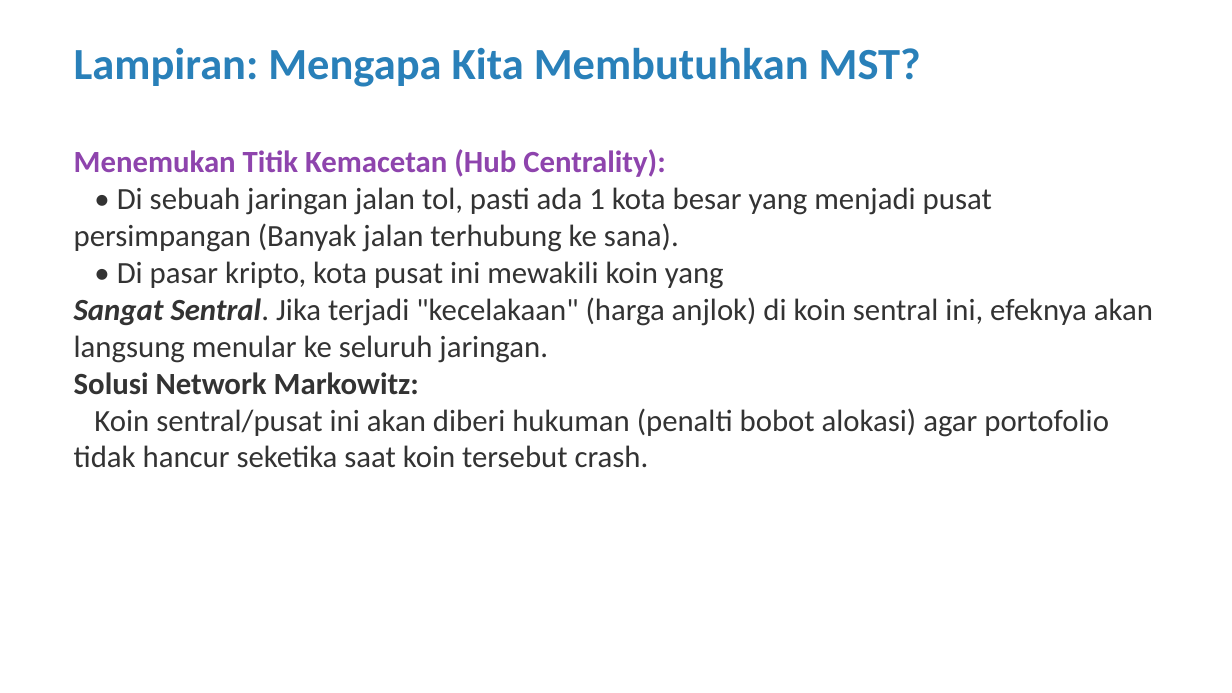
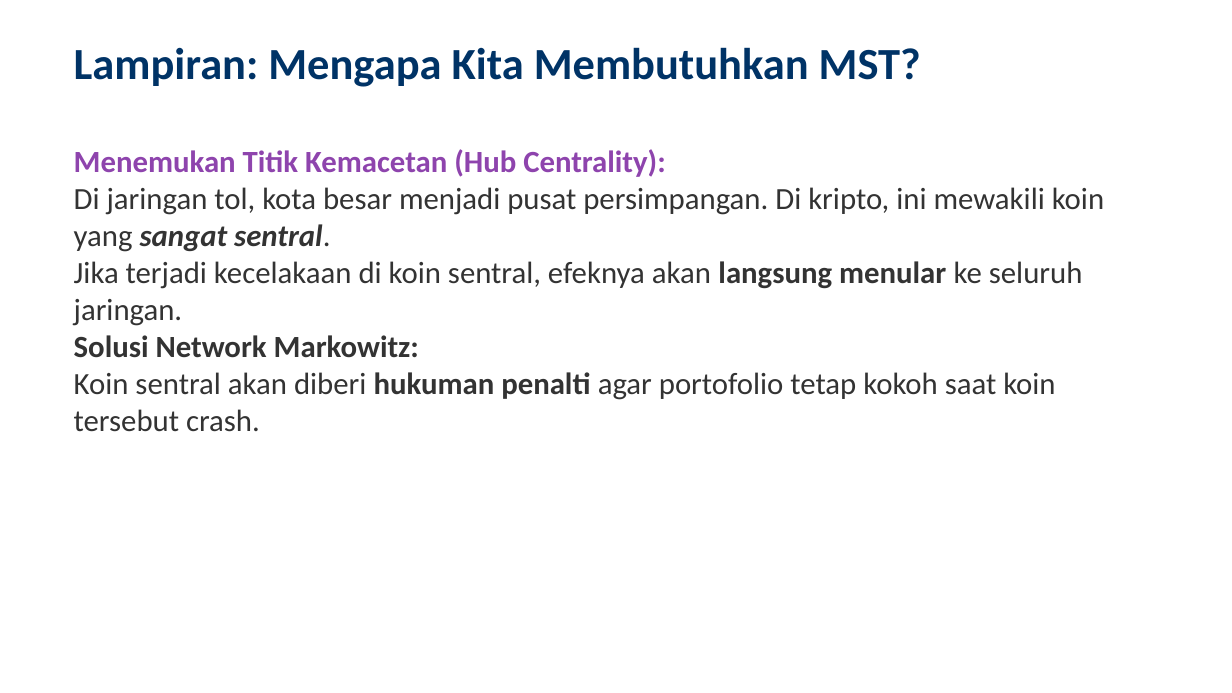
Before and after one commit to ragilrojo/RepoThesis, a slide deck: slide 24 of Presentasi_Proposal_Update.pptx (slide 18 before the commit). Drawn at 1232x693 pixels with LibreOffice and Linux fonts; fonts in the diff are those of the drawing. Boxes give left, top, right and bottom in pixels: in the first picture for what was removed or moved away, otherwise in the second. Text is boxed around its words. In the diff, an @@ line names an element or a change of style, - is before the commit and + after.

```diff
--- a/Presentasi_Proposal_Update.pptx
+++ b/Presentasi_Proposal_Update.pptx
@@ text "Lampiran: Mengapa Kita Membutuhkan MST?" at <box>74,47,921,87</box>: text colour #2980B9 to #003366 @@
@@ text at <box>74,187,1104,326</box>: text changed @@
-• Di sebuah jaringan jalan tol, pasti ada 1 kota besar yang menjadi pusat persimpangan (Banyak jalan terhubung ke sana).
-• Di pasar kripto, kota pusat ini mewakili koin yang
-Sangat Sentral. Jika terjadi "kecelakaan" (harga anjlok) di koin sentral ini, efeknya akan langsung menular ke seluruh jaringan.
+• Di jaringan tol, kota besar menjadi pusat persimpangan. Di kripto, ini mewakili koin yang sangat sentral.
+• Jika terjadi kecelakaan di koin sentral, efeknya akan langsung menular ke seluruh jaringan.
@@ text at <box>74,372,1055,432</box>: text changed @@
-Koin sentral/pusat ini akan diberi hukuman (penalti bobot alokasi) agar portofolio tidak hancur seketika saat koin tersebut crash.
+• Koin sentral akan diberi hukuman penalti agar portofolio tetap kokoh saat koin tersebut crash.
```
Also in this commit, not shown: 23 other slides changed, 9 slides added, 1 other file.
